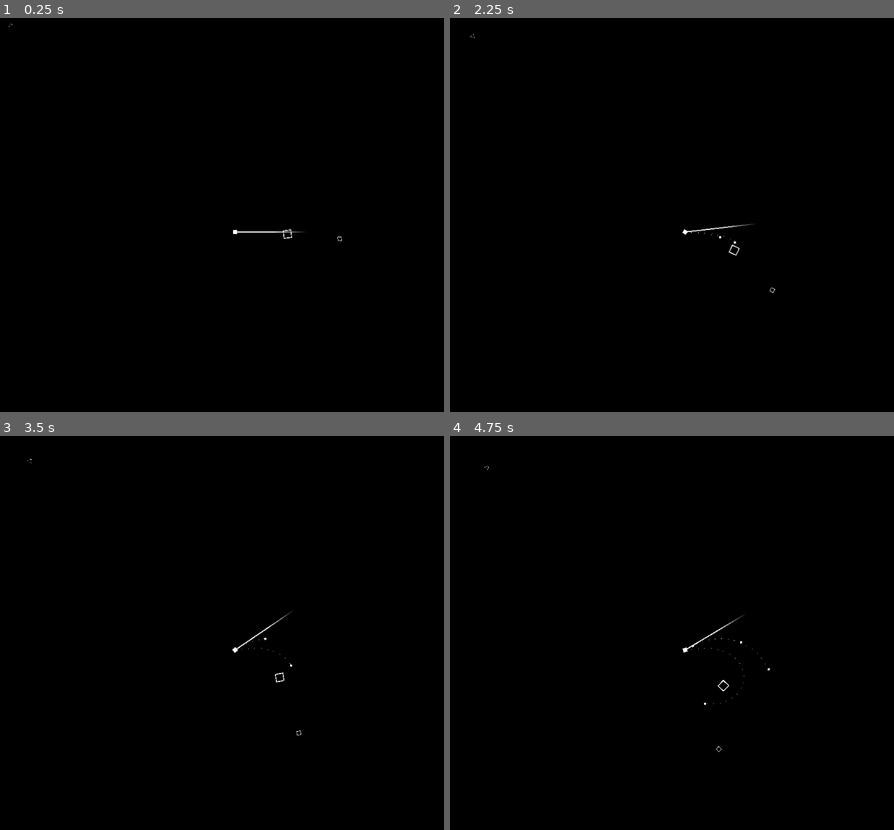
Above: before the commit, frames 1-4 (two rows, left to right).
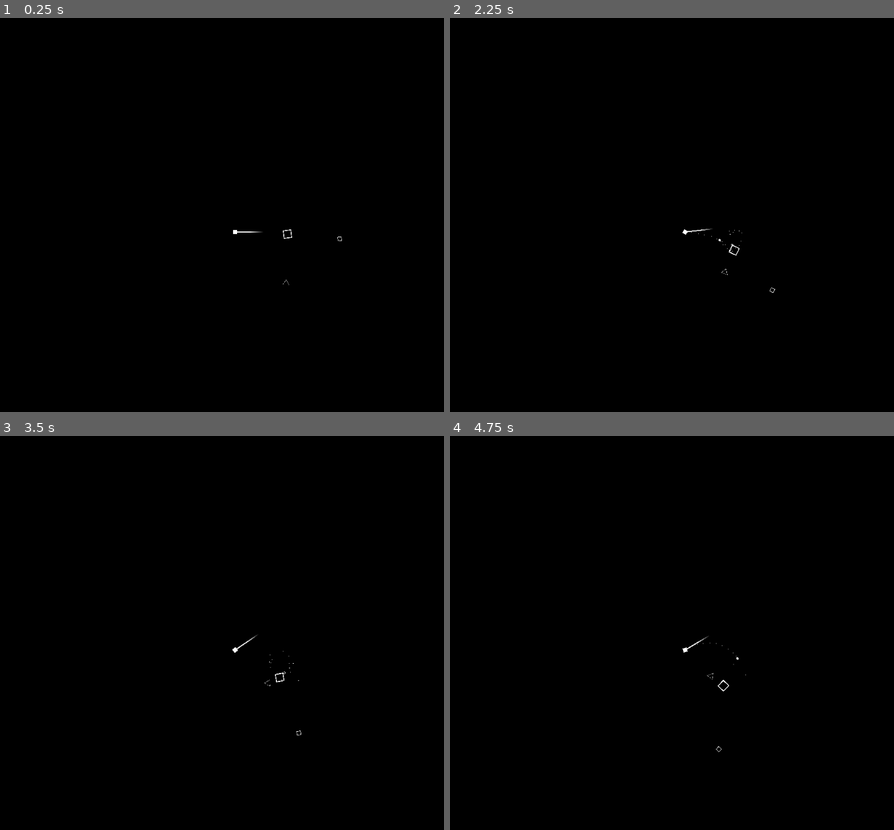
Above: after the commit, the same moments.

Repository: magpie-repos/orbital-asteroid-defense
Game: Godot game, scene res://scenes/main.tscn
The game is run twice, just before and just after one commit, with the same random seed, the same clock (stepped at 60 frames per second) and the same inputs.
Inputs:
- Up to frame 1 (0.25 s): no input
- Up to frame 2 (2.25 s): tap Enter (shoot) at 0.5, 0.6, 1.55 s; tap Space at 1.25 s; tap Right (gun_clock) at 1.35 s; hold Left (gun_count_clock) from 2.03 s (still down)
- Up to frame 3 (3.5 s): tap Enter (shoot) at 2.3, 2.85 s; release Left (gun_count_clock) at 2.78 s
- Up to frame 4 (4.75 s): tap Enter (shoot) at 3.6, 4.55 s; tap Right (gun_clock) at 4.35 s

The runs differ from the first frame. In frame 1, less than 0.1% of the frame differs, in the area x 1-69%, y 1-68%; in frame 2, less than 0.1%; in frame 3, less than 0.1%; in frame 4, less than 0.1%, in the area x 7-73%, y 7-69%.

Commit message:
completed basic prototype
- Added particle explosions
- Created astroid spawner
- Asteroids move towards aplayer and have gravity
- Missiles have cooldown
- UUpdated readme

Diff:
--- a/scenes/asteroid.tscn
+++ b/scenes/asteroid.tscn
@@ -1,9 +1,10 @@
 [gd_scene load_steps=3 format=3 uid="uid://d4mj0ypstkb3k"]
 
-[ext_resource type="Script" path="res://asteroid.gd" id="1_48c07"]
+[ext_resource type="Script" path="res://scripts/asteroid.gd" id="1_48c07"]
 [ext_resource type="Texture2D" uid="uid://cjiw2qahrfkll" path="res://assets/asteroid.png" id="2_quqf6"]
 
 [node name="Asteroid" type="Node2D" groups=["has_gravity"]]
+scale = Vector2(0.15, 0.15)
 script = ExtResource("1_48c07")
 
 [node name="AsteroidSprite2D" type="Sprite2D" parent="."]
@@ -13,7 +14,9 @@
 
 [node name="Area2D" type="Area2D" parent="."]
 collision_layer = 2
-collision_mask = 3
+collision_mask = 5
 
 [node name="CollisionPolygon2D" type="CollisionPolygon2D" parent="Area2D"]
 polygon = PackedVector2Array(-44.47, 25.305, 0.165, -44.665, 41.51, 25.63)
+
+[connection signal="area_entered" from="Area2D" to="." method="_on_area_2d_area_entered"]
--- /dev/null
+++ b/scenes/explosion.tscn
@@ -0,0 +1,24 @@
+[gd_scene load_steps=2 format=3 uid="uid://b5cpww8fr0jjx"]
+
+[ext_resource type="Script" path="res://scripts/explosion.gd" id="1_vcyq3"]
+
+[node name="Explosion" type="Node2D"]
+script = ExtResource("1_vcyq3")
+
+[node name="CPUParticles2D" type="CPUParticles2D" parent="."]
+emitting = false
+amount = 16
+one_shot = true
+speed_scale = 0.5
+explosiveness = 1.0
+randomness = 1.0
+lifetime_randomness = 1.0
+spread = 180.0
+gravity = Vector2(0, 0)
+initial_velocity_min = 50.0
+initial_velocity_max = 60.0
+damping_max = 100.0
+angle_min = -720.0
+angle_max = 720.0
+
+[connection signal="finished" from="CPUParticles2D" to="." method="_on_cpu_particles_2d_finished"]
--- a/scenes/main.tscn
+++ b/scenes/main.tscn
@@ -1,9 +1,10 @@
-[gd_scene load_steps=12 format=3 uid="uid://dwdhvkjw8iiri"]
+[gd_scene load_steps=13 format=3 uid="uid://dwdhvkjw8iiri"]
 
 [ext_resource type="PackedScene" uid="uid://bwbbo87xf2kmb" path="res://scenes/planet.tscn" id="1_66jwk"]
+[ext_resource type="Script" path="res://scripts/asteroid_spawner.gd" id="1_aa2iq"]
 [ext_resource type="Script" path="res://scripts/player.gd" id="2_5aqob"]
 [ext_resource type="Script" path="res://scripts/gun.gd" id="3_vi33y"]
-[ext_resource type="PackedScene" uid="uid://d4mj0ypstkb3k" path="res://scenes/asteroid.tscn" id="4_xjnlx"]
+[ext_resource type="PackedScene" uid="uid://d4mj0ypstkb3k" path="res://scenes/asteroid.tscn" id="5_jjqi6"]
 
 [sub_resource type="Gradient" id="Gradient_0pebe"]
 colors = PackedColorArray(0, 0, 0, 1, 0, 0, 0, 1)
@@ -38,6 +39,14 @@
 scale = Vector2(64, 64)
 texture = SubResource("GradientTexture2D_qajhe")
 
+[node name="AsteroidSpawner" type="Node2D" parent="."]
+script = ExtResource("1_aa2iq")
+
+[node name="AsteroidSpawnTimer" type="Timer" parent="AsteroidSpawner"]
+wait_time = 7.0
+one_shot = true
+autostart = true
+
 [node name="Planet" parent="." instance=ExtResource("1_66jwk")]
 scale = Vector2(0.125, 0.125)
 
@@ -63,11 +72,16 @@
 script = ExtResource("3_vi33y")
 
 [node name="GunSprite" type="Sprite2D" parent="Gun"]
-scale = Vector2(1.44, 2)
+scale = Vector2(0.57, 2)
 texture = SubResource("GradientTexture1D_svc50")
 centered = false
 offset = Vector2(0, -0.465)
 
-[node name="Asteroid" parent="." instance=ExtResource("4_xjnlx")]
-position = Vector2(-430, -397)
-scale = Vector2(0.1, 0.1)
+[node name="MissileRechargeTimer" type="Timer" parent="Gun"]
+one_shot = true
+
+[node name="Asteroid" parent="." instance=ExtResource("5_jjqi6")]
+position = Vector2(100, 100)
+
+[connection signal="timeout" from="AsteroidSpawner/AsteroidSpawnTimer" to="AsteroidSpawner" method="_on_asteroid_spawn_timer_timeout"]
+[connection signal="timeout" from="Gun/MissileRechargeTimer" to="Gun" method="_on_missile_recharge_timer_timeout"]
--- a/scenes/missile.tscn
+++ b/scenes/missile.tscn
@@ -41,14 +41,14 @@
 damping_max = 2.755
 
 [node name="MissileArea2D" type="Area2D" parent="."]
-collision_layer = 0
+collision_layer = 4
 collision_mask = 2
 
 [node name="CollisionShape2D" type="CollisionShape2D" parent="MissileArea2D"]
 shape = SubResource("RectangleShape2D_0t00t")
 
 [node name="MissileLifetime" type="Timer" parent="."]
-wait_time = 30.0
+wait_time = 20.0
 one_shot = true
 autostart = true
 
--- a/asteroid.gd
+++ b/scripts/asteroid.gd
@@ -1,9 +1,12 @@
 extends Node2D
+class_name Asteroid
 
-#Physics Vars
+##Physics Vars
 var mass: float = 0.5
 var speed: float = 15
 var vector: Vector2 = Vector2.ZERO
+##Refs
+@onready var explosion_scene: PackedScene = preload("res://scenes/explosion.tscn")
 
 var rot_speed: float = 8
 
@@ -16,3 +19,9 @@
 func _process(delta: float) -> void:
 	position += vector * speed * delta
 	rotation += (PI / 180) * rot_speed * delta
+
+func _on_area_2d_area_entered(area: Area2D) -> void:
+	var explosion: Node2D = explosion_scene.instantiate()
+	explosion.position = position
+	add_sibling(explosion)
+	queue_free()
--- /dev/null
+++ b/scripts/asteroid_spawner.gd
@@ -0,0 +1,22 @@
+extends Node
+
+@onready var asteroid_scene: PackedScene = preload("res://scenes/asteroid.tscn")
+var game_over: bool = false
+var safe_margin: float = 1.05
+@onready var window_size: float = get_viewport().size.x
+
+func _ready() -> void:
+	$AsteroidSpawnTimer.timeout.emit()
+
+func _on_asteroid_spawn_timer_timeout() -> void:
+	if game_over == false:
+		spawn_asteroid()
+
+	$AsteroidSpawnTimer.start()
+
+func spawn_asteroid() -> void:
+	var asteroid: Asteroid = asteroid_scene.instantiate()
+	var spawn_vector: Vector2 = Vector2.from_angle(randf_range(0, 2 * PI))
+	asteroid.position = spawn_vector * sqrt(2) * window_size / 2 * safe_margin
+	asteroid.rot_speed *= randf_range(1, 1.2) * [-1, 1].pick_random()
+	add_child(asteroid)
--- /dev/null
+++ b/scripts/explosion.gd
@@ -0,0 +1,8 @@
+extends Node2D
+
+func _ready() -> void:
+	$CPUParticles2D.emitting = true
+
+func _on_cpu_particles_2d_finished() -> void:
+	$CPUParticles2D.emitting = false
+	queue_free()
--- a/scripts/gun.gd
+++ b/scripts/gun.gd
@@ -1,10 +1,9 @@
 extends Node2D
 
 var rot_speed: float = 50
-
 var missile_scene: PackedScene = preload("res://scenes/missile.tscn")
-var missile_limit: int = 10
-var curr_missiles: int = 0
+var stored_missiles: int = 5
+var missile_cap: int = 5
 
 func _process(delta: float) -> void:
 
@@ -17,8 +16,8 @@
 			rotation += rot_speed * (PI / 180) * delta
 
 		##Missile spawning
-		if Input.is_action_just_pressed("shoot") && curr_missiles < missile_limit:
-
+		if Input.is_action_just_pressed("shoot") && stored_missiles >= 1:
+			stored_missiles -= 1
 			spawn_missile(Vector2.ZERO, Vector2.from_angle(rotation))
 
 func spawn_missile(missile_pos: Vector2, missile_vector: Vector2):
@@ -26,10 +25,14 @@
 	new_missile.position = missile_pos
 	new_missile.vector = missile_vector
 	get_parent().add_child(new_missile)
-	curr_missiles += 1
 	new_missile.connect("exploded", _on_missile_exploded)
 
+	$MissileRechargeTimer.start()
+
 func _on_missile_exploded(exploded_missile: Missile) -> void:
-	##TODO disconnect and destroy missile properly
-	exploded_missile.queue_free()
-	curr_missiles -= 1
+	exploded_missile.disconnect("exploded", _on_missile_exploded)
+
+func _on_missile_recharge_timer_timeout() -> void:
+	if stored_missiles < missile_cap:
+		stored_missiles += 1
+		$MissileRechargeTimer.start()
--- a/scripts/missile.gd
+++ b/scripts/missile.gd
@@ -9,6 +9,7 @@
 ##Refs
 @onready var sprite: Sprite2D = $MissileSprite
 @onready var window_size: Vector2 = get_viewport().size
+@onready var explosion_scene: PackedScene = preload("res://scenes/explosion.tscn")
 
 var grav_bodies: Array [Node]
 
@@ -29,12 +30,20 @@
 	##Check to see if still visible in window; explode if not
 	if abs(position.x) > (window_size.x / 2 + 15):
 		exploded.emit(self)
+		queue_free()
 	if abs(position.y) > (window_size.y / 2 + 15):
 		exploded.emit(self)
+		queue_free()
 
 func _on_missile_area_2d_area_entered(area: Area2D) -> void:
-	print("Boom!")
+	explode()
+
+func explode() -> void:
 	exploded.emit(self)
+	var explosion: Node2D = explosion_scene.instantiate()
+	explosion.position = position
+	add_sibling(explosion)
+	queue_free()
 
 func calc_grav_influence() -> Vector2:
 	var grav_influence: Vector2 = Vector2.ZERO
@@ -51,4 +60,4 @@
 	return grav_influence
 
 func _on_missile_lifetime_timeout() -> void:
-	exploded.emit(self)
+	queue_free()
Not shown, changed: README.md
